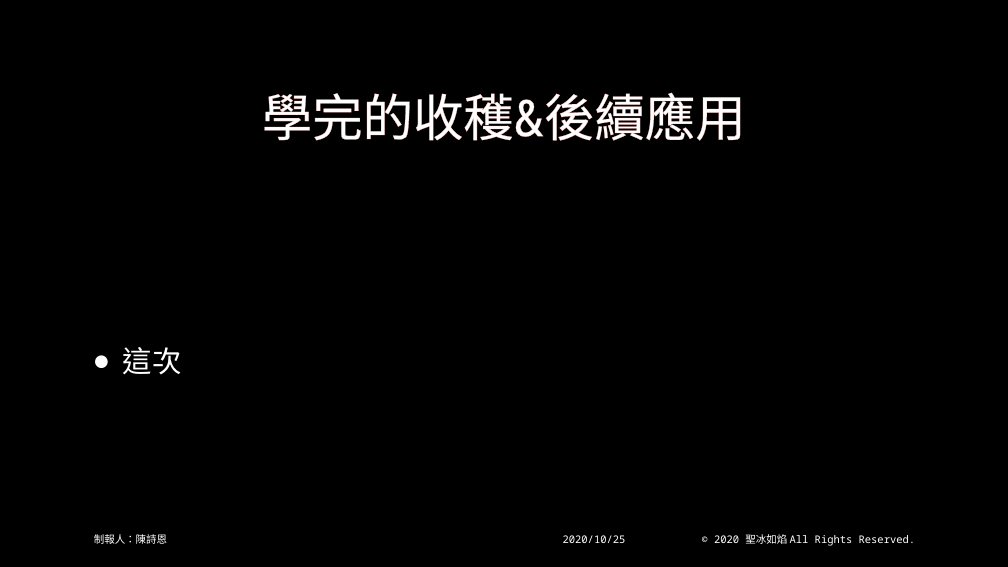
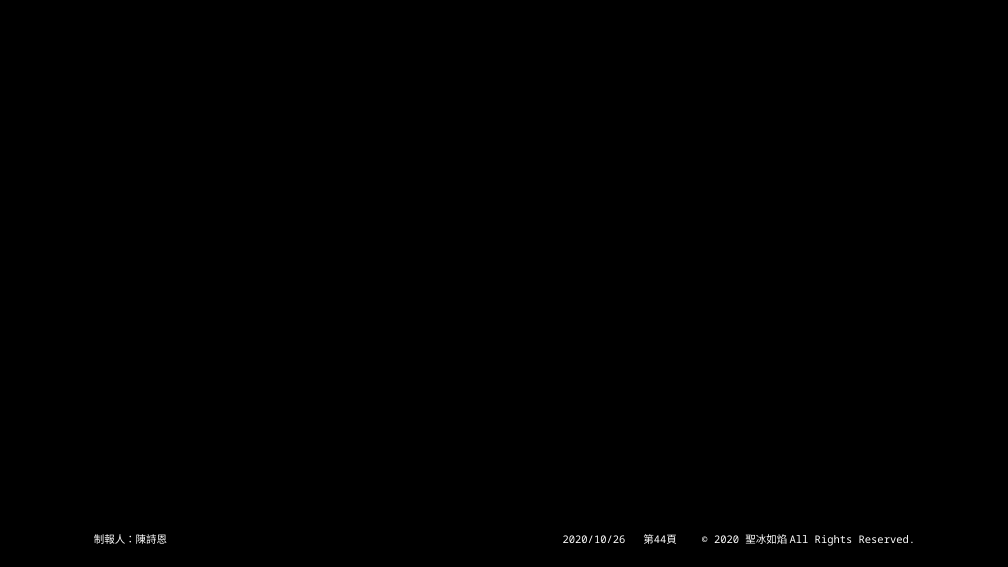
Before and after one commit to beenyan/RLSB, a slide deck: slide 44 of 俄羅斯方塊.pptx (slide 5 before the commit). Drawn at 1008x567 pixels with LibreOffice and Linux fonts; fonts in the diff are those of the drawing; background and template pictures are left out. Boxes give left, top, right and bottom in pixels: in the first picture for what was removed or moved away, otherwise in the second. Text is boxed around its words. In the diff, an @@ line names an element or a change of style, - is before the commit and + after.

```diff
--- a/俄羅斯方塊.pptx
+++ b/俄羅斯方塊.pptx
@@ title removed at box(262, 92, 746, 141) @@
-學完的收穫&後續應用
@@ text removed at box(123, 347, 182, 375) @@
-● 這次
@@ text at box(563, 535, 626, 543): text changed @@
-2020/10/25
+2020/10/26
@@ page number added at box(643, 534, 677, 544), 10 pt, text #FFFFFF @@
+第44頁
```
Also in this commit, not shown: 47 other slides changed, 40 slides added, 4 other files.
